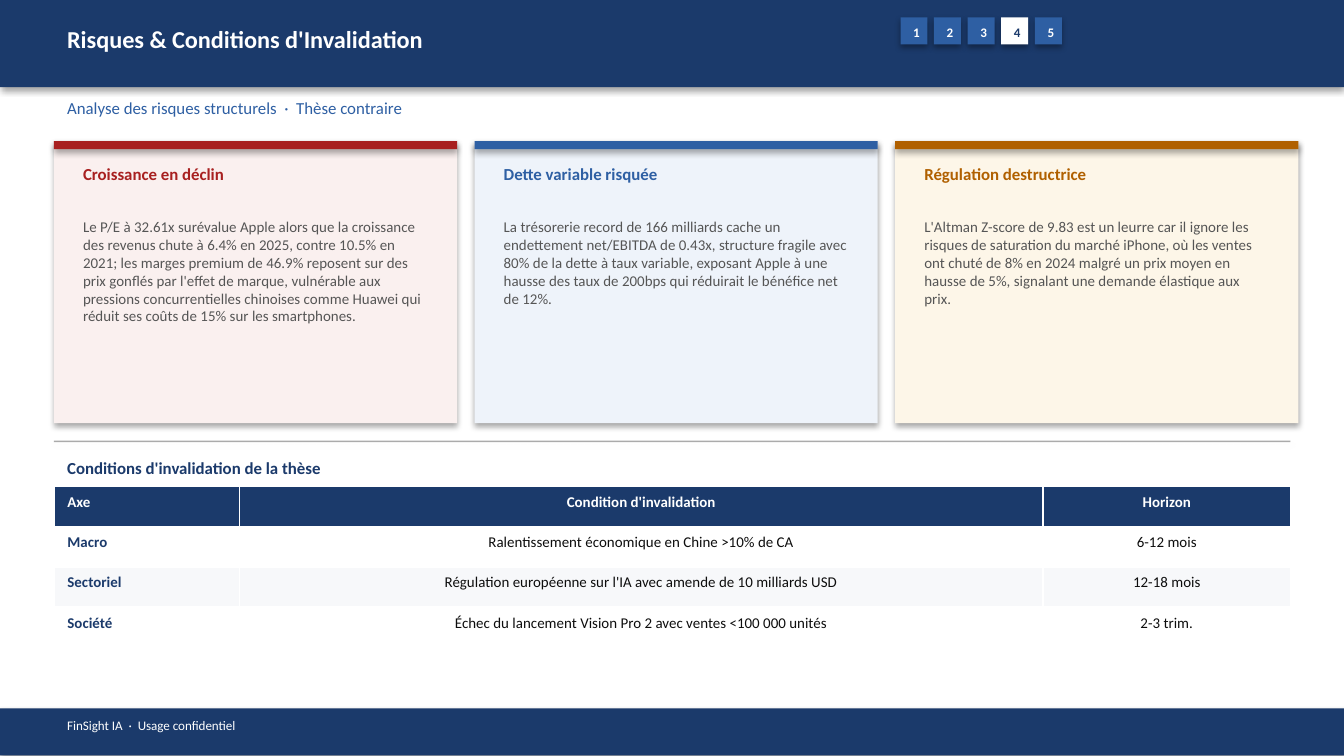
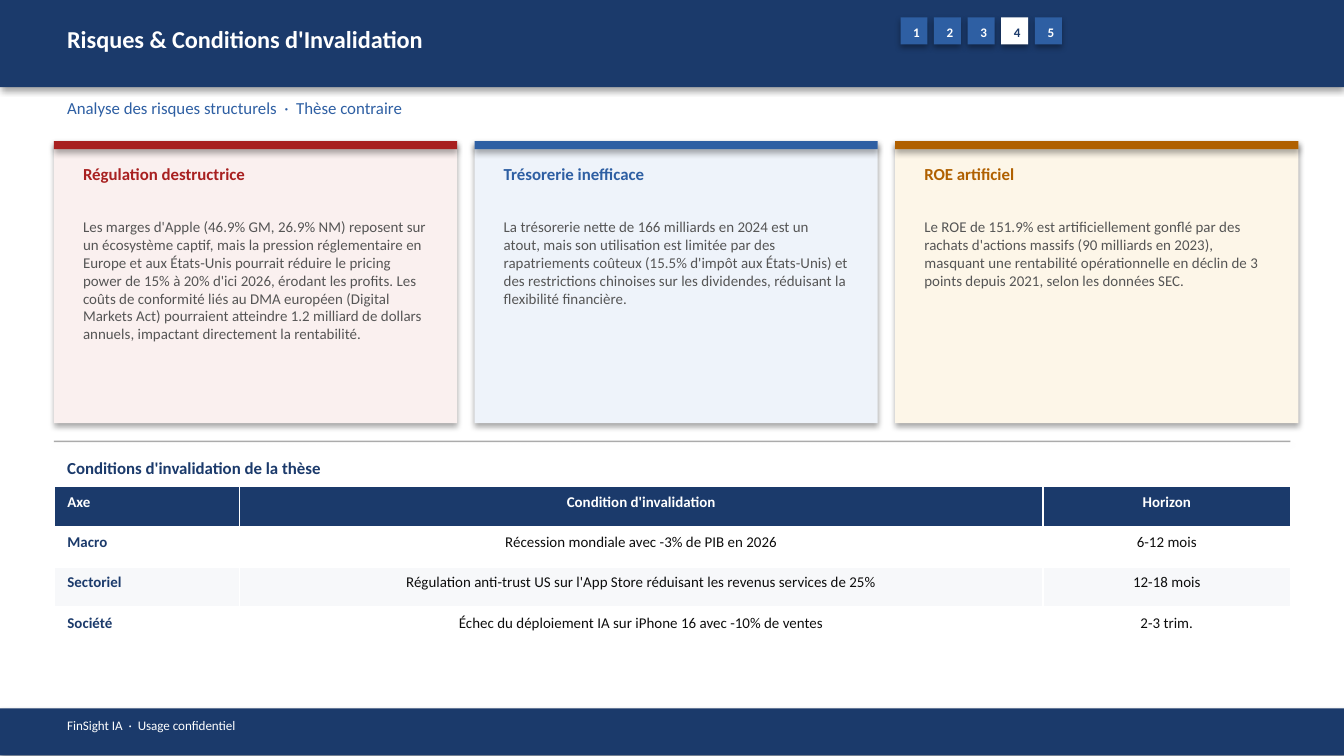
Before and after one commit to baptistejeh07-art/finsight-ia, a slide deck: slide 16 of preview/AAPL/AAPL_pitchbook.pptx. Drawn at 1344x756 pixels with LibreOffice and Linux fonts; fonts in the diff are those of the drawing. Boxes give left, top, right and bottom in pixels: in the first picture for what was removed or moved away, otherwise in the second. Text is boxed around its words. In the diff, an @@ line names an element or a change of style, - is before the commit and + after.

```diff
--- a/preview/AAPL/AAPL_pitchbook.pptx
+++ b/preview/AAPL/AAPL_pitchbook.pptx
@@ text at (83, 168, 245, 183): text changed @@
-Croissance en déclin
+Régulation destructrice
@@ text at (504, 168, 644, 180): text changed @@
-Dette variable risquée
+Trésorerie inefficace
@@ text at (924, 168, 1014, 180): text changed @@
-Régulation destructrice
+ROE artificiel
@@ text at (83, 221, 426, 342): text changed @@
-Le P/E à 32.61x surévalue Apple alors que la croissance des revenus chute à 6.4% en 2025, contre 10.5% en 2021; les marges premium de 46.9% reposent sur des prix gonflés par l'effet de marque, vulnérable aux pressions concurrentielles chinoises comme Huawei qui réduit ses coûts de 15% sur les smartphones.
+Les marges d'Apple (46.9% GM, 26.9% NM) reposent sur un écosystème captif, mais la pression réglementaire en Europe et aux États-Unis pourrait réduire le pricing power de 15% à 20% d'ici 2026, érodant les profits. Les coûts de conformité liés au DMA européen (Digital Markets Act) pourraient atteindre 1.2 milliard de dollars annuels, impactant directement la rentabilité.
@@ text at (504, 221, 847, 304): text changed @@
-La trésorerie record de 166 milliards cache un endettement net/EBITDA de 0.43x, structure fragile avec 80% de la dette à taux variable, exposant Apple à une hausse des taux de 200bps qui réduirait le bénéfice net de 12%.
+La trésorerie nette de 166 milliards en 2024 est un atout, mais son utilisation est limitée par des rapatriements coûteux (15.5% d'impôt aux États-Unis) et des restrictions chinoises sur les dividendes, réduisant la flexibilité financière.
@@ text at (924, 221, 1258, 289): text changed @@
-L'Altman Z-score de 9.83 est un leurre car il ignore les risques de saturation du marché iPhone, où les ventes ont chuté de 8% en 2024 malgré un prix moyen en hausse de 5%, signalant une demande élastique aux prix.
+Le ROE de 151.9% est artificiellement gonflé par des rachats d'actions massifs (90 milliards en 2023), masquant une rentabilité opérationnelle en déclin de 3 points depuis 2021, selon les données SEC.
@@ table at (54, 487, 1290, 648) @@
-row 2, column 2: Ralentissement économique en Chine >10% de CA
+row 2, column 2: Récession mondiale avec -3% de PIB en 2026
-row 3, column 2: Régulation européenne sur l'IA avec amende de 10 milliards USD
+row 3, column 2: Régulation anti-trust US sur l'App Store réduisant les revenus services de 25%
-row 4, column 2: Échec du lancement Vision Pro 2 avec ventes <100 000 unités
+row 4, column 2: Échec du déploiement IA sur iPhone 16 avec -10% de ventes
```
Also in this commit, not shown: 13 other slides changed, 4 other files.
